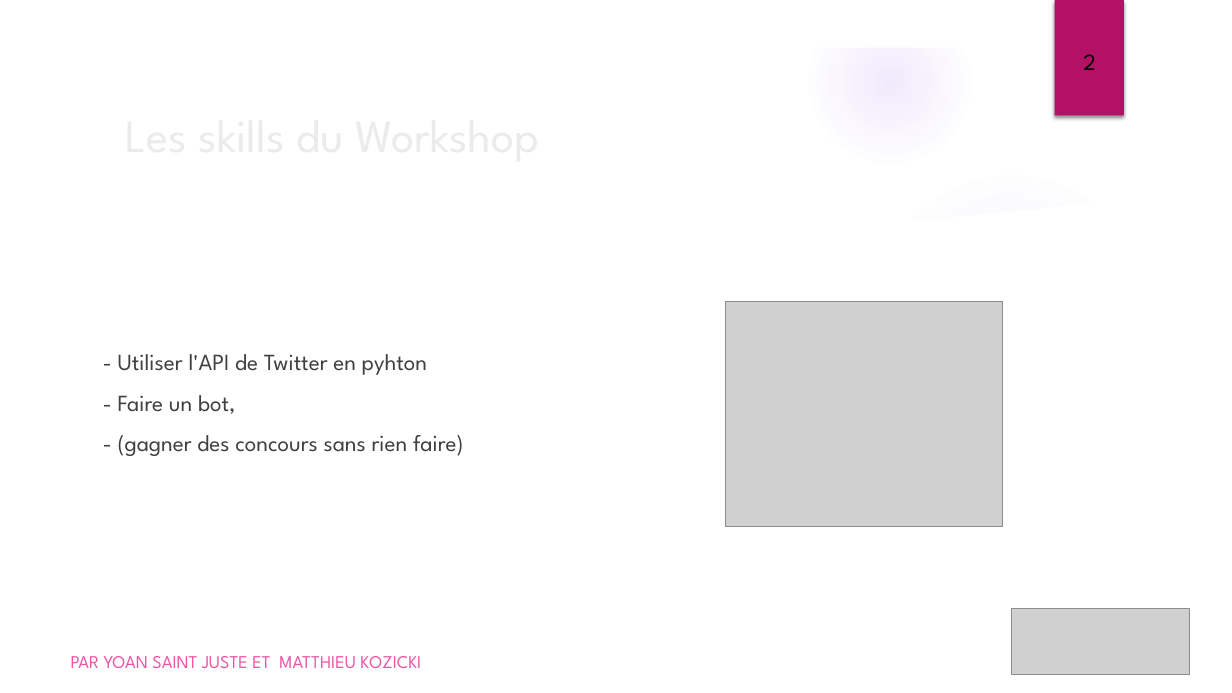
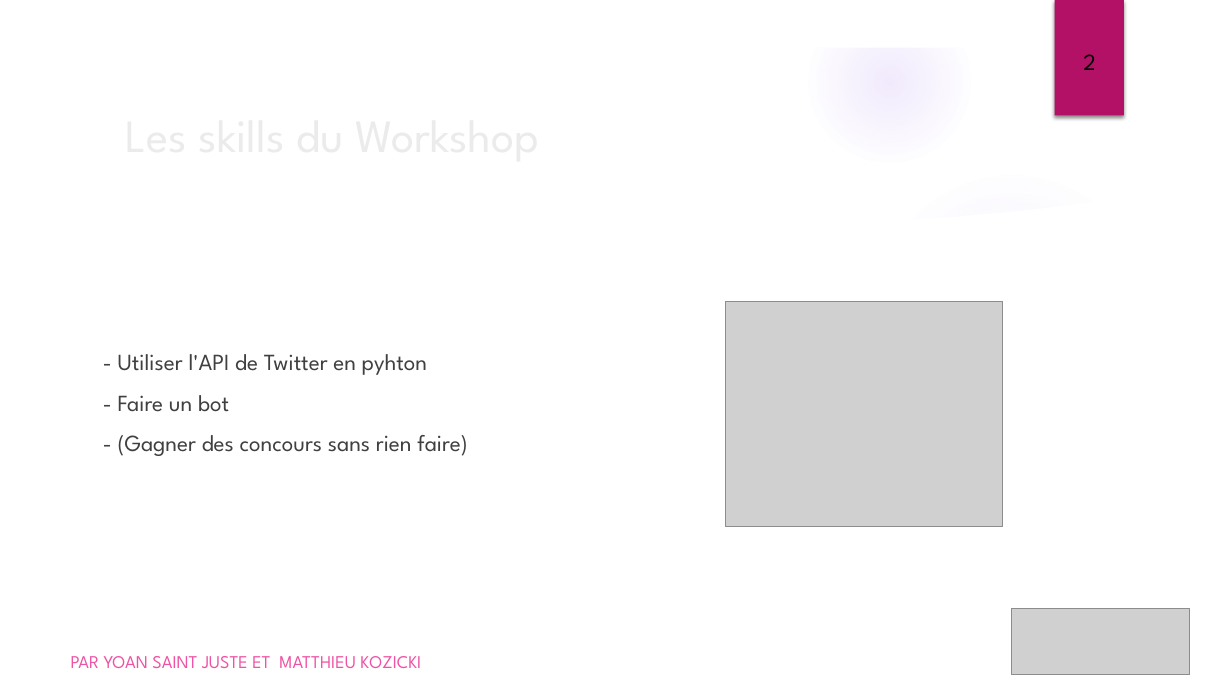
Before and after one commit to yoansj/WorkshopBotConcours, a slide deck: slide 2 of Presentation.pptx. Drawn at 1232x693 pixels with LibreOffice and Linux fonts; fonts in the diff are those of the drawing; grey boxes stand for pictures; background and template pictures are left out. Boxes give left, top, right and bottom in pixels: in the first picture for what was removed or moved away, otherwise in the second. Text is boxed around its words. In the diff, an @@ line names an element or a change of style, - is before the commit and + after.

```diff
--- a/Presentation.pptx
+++ b/Presentation.pptx
@@ text at [118,395,468,456]: text changed @@
-- Faire un bot,
-- (gagner des concours sans rien faire)
+- Faire un bot
+- (Gagner des concours sans rien faire)
```
Also in this commit, not shown: 1 slide added.
